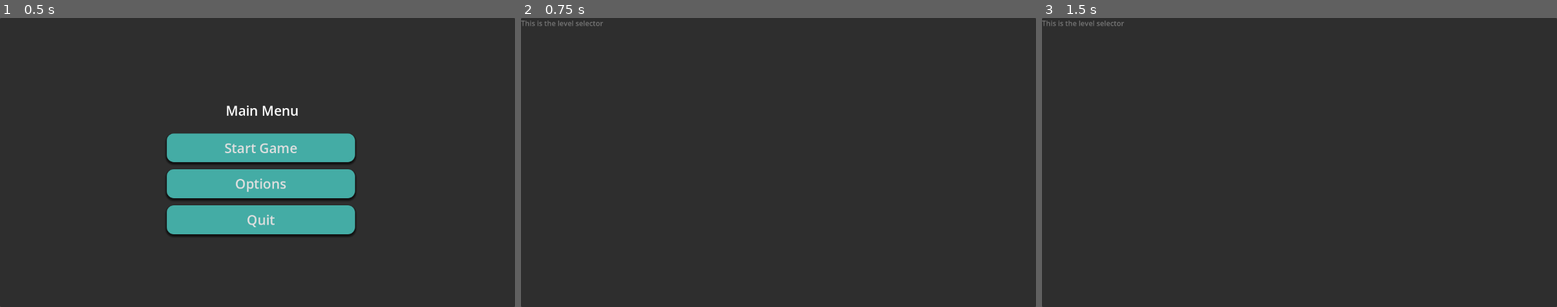
Above: before the commit, frames 1-3 (left to right).
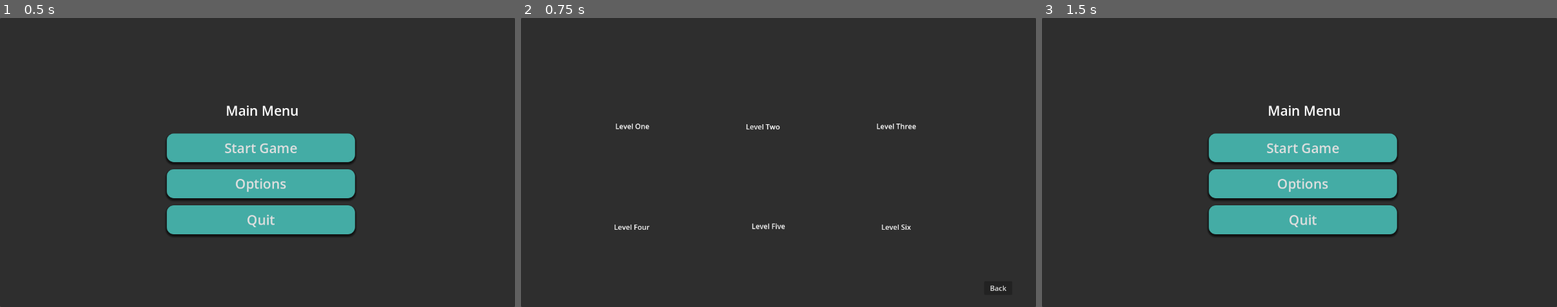
Above: after the commit, the same moments.

Repository: DylGit3/ProjectNexus
Game: Godot game, scene res://Scenes/Global/main.tscn
Same seed, same stepped clock (60 frames per second), same inputs: the game is played once before the commit and once after it.
Inputs (mouse positions are in pixels of both pictures, inside the frame that each line leads up to):
- Up to frame 1 (0.5 s): no input
- Up to frame 2 (0.75 s): click "Start Game" at 0.5 s
- Up to frame 3 (1.5 s): click (1520, 286) at 1.25 s, where only the run after the commit has a clickable "Back"

Frame 1 is identical in both runs. In frame 2, 0.5% of the frame differs, in the area x 0-95%, y 0-95%; in frame 3, 12%, in the area x 0-69%, y 0-76%.

Commit message:
cleaned up audio and laying more of an outline

Diff:
--- a/Assets/Audio/default_bus_layout.tres
+++ b/Assets/Audio/default_bus_layout.tres
@@ -1,16 +1,16 @@
 [gd_resource type="AudioBusLayout" format=3 uid="uid://ci8wk32y8bls5"]
 
 [resource]
-bus/0/send = &"New Bus"
+bus/0/volume_db = -5.04224
 bus/1/name = &"SFX"
 bus/1/solo = false
 bus/1/mute = false
 bus/1/bypass_fx = false
-bus/1/volume_db = 0.0
+bus/1/volume_db = -5.04224
 bus/1/send = &"Master"
 bus/2/name = &"Music"
 bus/2/solo = false
 bus/2/mute = false
 bus/2/bypass_fx = false
-bus/2/volume_db = 0.0
+bus/2/volume_db = -5.04538
 bus/2/send = &"Master"
--- /dev/null
+++ b/Scenes/Global/level_selector.gd
@@ -0,0 +1,15 @@
+extends Control
+
+
+# Called when the node enters the scene tree for the first time.
+func _ready() -> void:
+	pass # Replace with function body.
+
+
+# Called every frame. 'delta' is the elapsed time since the previous frame.
+func _process(delta: float) -> void:
+	pass
+
+
+func _on_button_pressed():
+	get_tree().change_scene_to_file("res://Scenes/Global/main.tscn")
--- a/Scenes/Global/level_selector.tscn
+++ b/Scenes/Global/level_selector.tscn
@@ -1,4 +1,6 @@
-[gd_scene format=3 uid="uid://b635khl868dyg"]
+[gd_scene load_steps=2 format=3 uid="uid://b635khl868dyg"]
+
+[ext_resource type="Script" path="res://Scenes/Global/level_selector.gd" id="1_nuhg6"]
 
 [node name="Level Selector" type="Control"]
 layout_mode = 3
@@ -7,12 +9,7 @@
 anchor_bottom = 1.0
 grow_horizontal = 2
 grow_vertical = 2
-
-[node name="Label" type="Label" parent="."]
-layout_mode = 0
-offset_right = 709.0
-offset_bottom = 280.0
-text = "This is the level selector"
+script = ExtResource("1_nuhg6")
 
 [node name="Panel" type="Panel" parent="."]
 layout_mode = 1
@@ -21,3 +18,56 @@
 anchor_bottom = 1.0
 grow_horizontal = 2
 grow_vertical = 2
+
+[node name="LevelOne" type="Label" parent="."]
+layout_mode = 0
+offset_left = 211.0
+offset_top = 231.0
+offset_right = 288.0
+offset_bottom = 267.0
+text = "Level One"
+
+[node name="LevelOne2" type="Label" parent="."]
+offset_left = 503.0
+offset_top = 232.0
+offset_right = 580.0
+offset_bottom = 268.0
+text = "Level Two"
+
+[node name="LevelOne3" type="Label" parent="."]
+offset_left = 795.0
+offset_top = 231.0
+offset_right = 884.0
+offset_bottom = 267.0
+text = "Level Three"
+
+[node name="LevelOne4" type="Label" parent="."]
+offset_left = 208.0
+offset_top = 457.0
+offset_right = 288.0
+offset_bottom = 480.0
+text = "Level Four"
+
+[node name="LevelOne5" type="Label" parent="."]
+offset_left = 516.0
+offset_top = 455.0
+offset_right = 593.0
+offset_bottom = 491.0
+text = "Level Five"
+
+[node name="LevelOne6" type="Label" parent="."]
+offset_left = 806.0
+offset_top = 457.0
+offset_right = 883.0
+offset_bottom = 493.0
+text = "Level Six"
+
+[node name="Button" type="Button" parent="."]
+layout_mode = 0
+offset_left = 1036.0
+offset_top = 590.0
+offset_right = 1099.0
+offset_bottom = 621.0
+text = "Back"
+
+[connection signal="pressed" from="Button" to="." method="_on_button_pressed"]
--- a/Scenes/Global/main.tscn
+++ b/Scenes/Global/main.tscn
@@ -1,7 +1,6 @@
-[gd_scene load_steps=5 format=3 uid="uid://36ku13axo8lh"]
+[gd_scene load_steps=4 format=3 uid="uid://36ku13axo8lh"]
 
 [ext_resource type="Script" path="res://Scripts/main_menu.gd" id="1_dl0la"]
-[ext_resource type="AudioStream" uid="uid://dexdudfwpslf2" path="res://Assets/Audio/Music/goodVibes.ogg" id="2_vahg4"]
 
 [sub_resource type="StyleBoxEmpty" id="StyleBoxEmpty_brb55"]
 
@@ -94,11 +93,6 @@
 horizontal_alignment = 1
 vertical_alignment = 1
 
-[node name="goodVibes audio" type="AudioStreamPlayer" parent="."]
-stream = ExtResource("2_vahg4")
-volume_db = -45.872
-autoplay = true
-
 [connection signal="pressed" from="VBoxContainer/Button" to="." method="_on_start_pressed"]
 [connection signal="pressed" from="VBoxContainer/Button2" to="." method="_on_options_pressed"]
 [connection signal="pressed" from="VBoxContainer/Button3" to="." method="_on_Quit_pressed"]
--- a/Scenes/Global/menu_music.tscn
+++ b/Scenes/Global/menu_music.tscn
@@ -3,4 +3,7 @@
 [ext_resource type="Script" path="res://Scripts/menu_music.gd" id="1_v4461"]
 
 [node name="MenuMusic" type="AudioStreamPlayer"]
+bus = &"Music"
 script = ExtResource("1_v4461")
+
+[connection signal="finished" from="." to="." method="_on_finished"]
--- a/Scripts/main_menu.gd
+++ b/Scripts/main_menu.gd
@@ -9,6 +9,7 @@
 	pass
 
 func _on_start_pressed() -> void:
+	MenuMusic.stop()
 	get_tree().change_scene_to_file("res://Scenes/Global/level_selector.tscn")
 
 func _on_options_pressed() -> void:
--- a/Scripts/menu_music.gd
+++ b/Scripts/menu_music.gd
@@ -10,5 +10,9 @@
 	volume_db = volume
 	play()
 
-func play_music_menu():
+func play_music_menu( ):
 	_play_music(menu_music_first)
+
+
+func _on_finished():
+	_play_music(menu_music_first)
